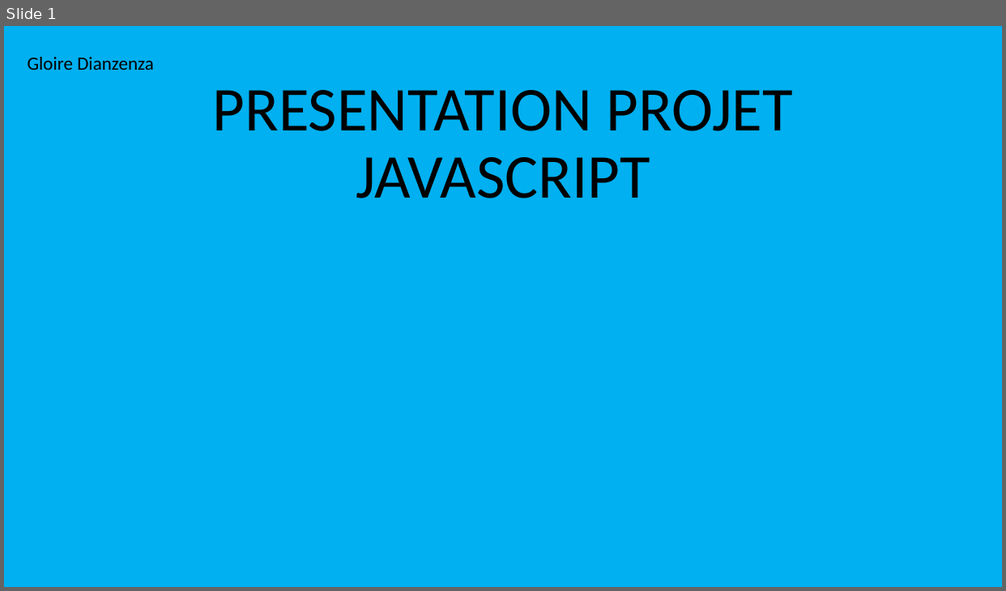
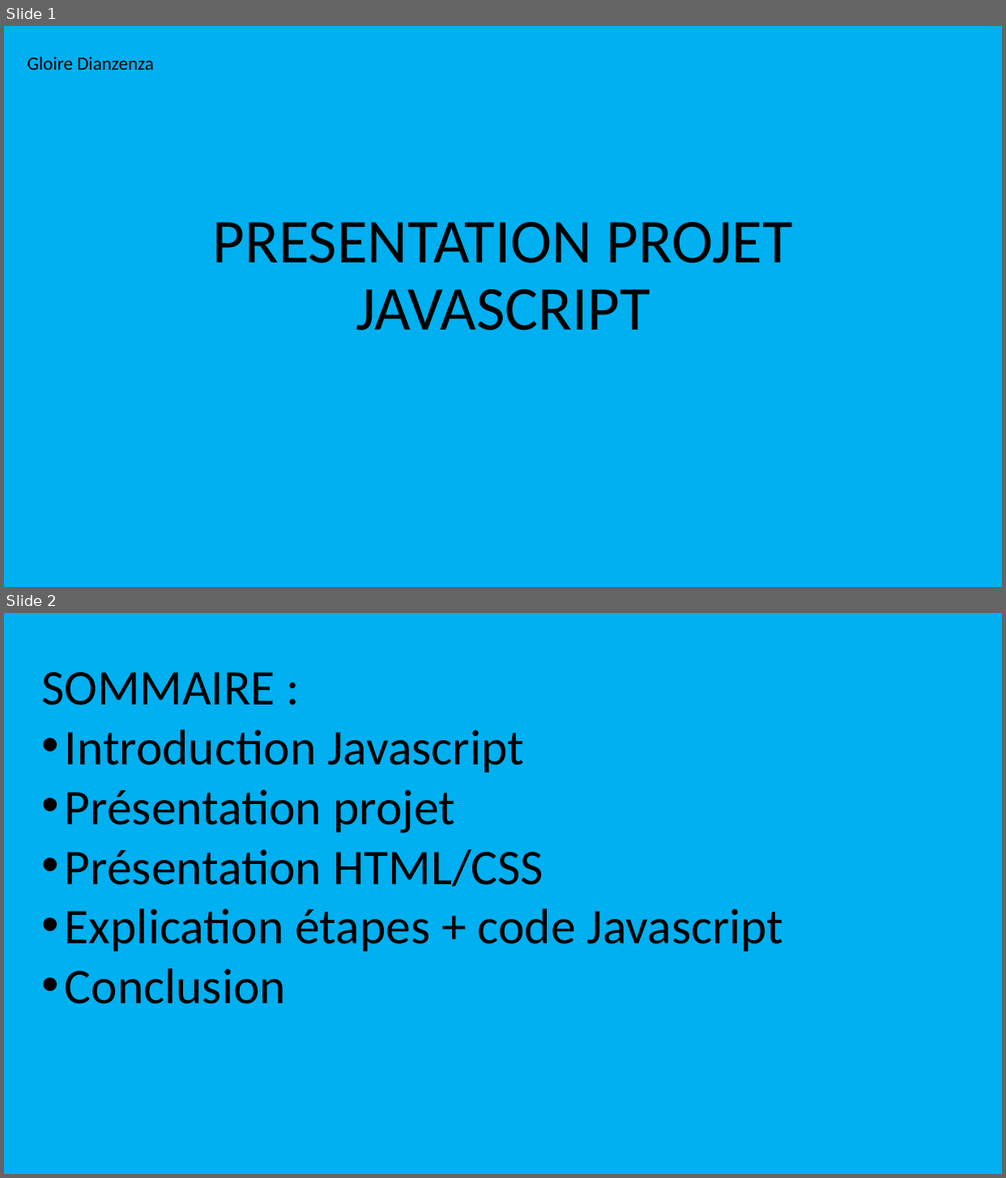
Before and after one commit to GloireDianzenza/ProjetKanap, a slide deck: PRESENTATION PROJET JAVASCRIPT.odp. Shown one above the other, each under a label of ours: slide 1 before the commit, slides 1 and 2 after it. The pictures are 1006x591 and 1006x1178 pixels, drawn with LibreOffice and Linux fonts; fonts in the diff are those of the drawing. Boxes give left, top, right and bottom in pixels: in the first picture for what was removed or moved away, otherwise in the second. Text is boxed around its words. In the diff, an @@ line names an element or a change of style, - is before the commit and + after.

```diff
--- a/PRESENTATION PROJET JAVASCRIPT.odp
+++ b/PRESENTATION PROJET JAVASCRIPT.odp
@@ slide 2 added at box(4, 613, 1002, 1174), background #00B0F0 @@
@@ text added at box(41, 672, 784, 1004), 48 pt, text #000000 @@
+SOMMAIRE :
+• Introduction Javascript
+• Présentation projet
+• Présentation HTML/CSS
+• Explication étapes + code Javascript
+• Conclusion
@@ slide 1 changed as well @@
@@ title "PRESENTATION PROJET JAVASCRIPT": place and size @@
-title "PRESENTATION PROJET JAVASCRIPT" at box(213, 90, 792, 199)
+title "PRESENTATION PROJET JAVASCRIPT" at box(213, 222, 792, 331)
```
Also in this commit, not shown: 2 other slides added.
